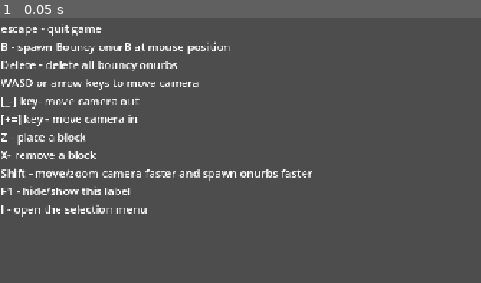
Above: before the commit, frame 1.
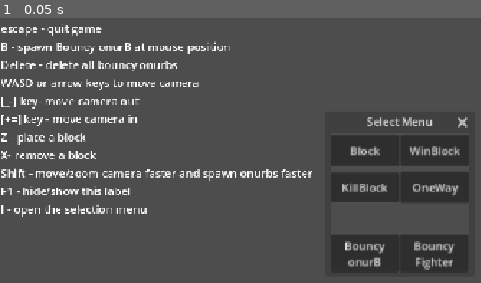
Above: after the commit, the same moment.

Repository: Ksawex4/Bouncy-onurB-Fun
Game: Godot game, scene res://Scenes/level.tscn
Two runs of this game, one before a commit and one after it. Both use one fixed random seed, a clock stepped at 60 frames per second and the inputs below. Sound files missing from this copy of the repository are replaced by a short silence.
Inputs:
- Up to frame 1 (0.05 s): no input

The runs differ from the first frame. In frame 1, 9.8% of the frame differs, in the area x 68-98%, y 37-97%.

Commit message:
Updated to godot 4.6 and moved one way blocks to tileset

Diff:
--- a/Objects/Characters/bouncy_fighter.tscn
+++ b/Objects/Characters/bouncy_fighter.tscn
@@ -18,50 +18,50 @@
 [sub_resource type="RectangleShape2D" id="RectangleShape2D_hxyy5"]
 size = Vector2(31, 31)
 
-[node name="CharacterBody2D" type="CharacterBody2D"]
+[node name="CharacterBody2D" type="CharacterBody2D" unique_id=367352884]
 collision_layer = 9
 script = ExtResource("1_iunsq")
 
-[node name="Sprite2D" type="Sprite2D" parent="."]
+[node name="Sprite2D" type="Sprite2D" parent="." unique_id=764388238]
 texture_filter = 1
 position = Vector2(-6.67572e-06, 0)
 scale = Vector2(0.026, 0.026)
 texture = ExtResource("2_hptsq")
 
-[node name="CollisionShape2D" type="CollisionShape2D" parent="."]
+[node name="CollisionShape2D" type="CollisionShape2D" parent="." unique_id=206482224]
 shape = SubResource("RectangleShape2D_2isr3")
 
-[node name="AttackArea" type="Area2D" parent="."]
+[node name="AttackArea" type="Area2D" parent="." unique_id=1151503258]
 collision_layer = 0
 collision_mask = 8
 
-[node name="CollisionShape2D" type="CollisionShape2D" parent="AttackArea"]
+[node name="CollisionShape2D" type="CollisionShape2D" parent="AttackArea" unique_id=1610408871]
 shape = SubResource("RectangleShape2D_ybg12")
 
-[node name="HitArea" type="Area2D" parent="."]
+[node name="HitArea" type="Area2D" parent="." unique_id=72604791]
 collision_layer = 0
 collision_mask = 2
 
-[node name="CollisionShape2D" type="CollisionShape2D" parent="HitArea"]
+[node name="CollisionShape2D" type="CollisionShape2D" parent="HitArea" unique_id=379556919]
 shape = SubResource("RectangleShape2D_1w510")
 
-[node name="Death" type="AudioStreamPlayer" parent="."]
+[node name="Death" type="AudioStreamPlayer" parent="." unique_id=497344388]
 stream = ExtResource("3_33l34")
 
-[node name="Attack" type="AudioStreamPlayer" parent="."]
+[node name="Attack" type="AudioStreamPlayer" parent="." unique_id=1785970059]
 stream = ExtResource("4_ufwu5")
 
-[node name="WinArea" type="Area2D" parent="."]
+[node name="WinArea" type="Area2D" parent="." unique_id=731432212]
 collision_layer = 0
 collision_mask = 4
 
-[node name="CollisionShape2D" type="CollisionShape2D" parent="WinArea"]
+[node name="CollisionShape2D" type="CollisionShape2D" parent="WinArea" unique_id=1545523973]
 shape = SubResource("RectangleShape2D_hxyy5")
 
-[node name="Win" type="AudioStreamPlayer" parent="."]
+[node name="Win" type="AudioStreamPlayer" parent="." unique_id=1322796067]
 stream = ExtResource("5_sdxi7")
 
-[node name="Name" type="Label" parent="."]
+[node name="Name" type="Label" parent="." unique_id=1290212664]
 offset_left = -20.0
 offset_top = -38.0
 offset_right = 20.0
--- a/Objects/GUI/block_menu.tscn
+++ b/Objects/GUI/block_menu.tscn
@@ -1,21 +1,21 @@
-[gd_scene load_steps=2 format=3 uid="uid://dlka6oe6fdbl6"]
+[gd_scene format=3 uid="uid://dlka6oe6fdbl6"]
 
 [ext_resource type="Script" uid="uid://yx0usscy3ife" path="res://Scripts/GUI/block_menu.gd" id="1_s3yxy"]
 
-[node name="BlockMenu" type="Window"]
+[node name="BlockMenu" type="Window" unique_id=169273518]
+oversampling_override = 1.0
 title = "Select Menu"
 initial_position = 1
-size = Vector2i(200, 250)
-visible = false
+size = Vector2i(200, 200)
 script = ExtResource("1_s3yxy")
 
-[node name="Block" type="Button" parent="."]
+[node name="Block" type="Button" parent="." unique_id=981028456]
 offset_top = 2.0
 offset_right = 99.0
 offset_bottom = 47.0
 text = "Block"
 
-[node name="OneWay" type="Button" parent="."]
+[node name="OneWay" type="Button" parent="." unique_id=1383387329]
 offset_left = 101.0
 offset_top = 55.0
 offset_right = 200.0
@@ -23,38 +23,30 @@
 text = "OneWay
 "
 
-[node name="RemoveAllOneWays" type="Button" parent="."]
-offset_left = -1.0
-offset_top = 106.0
-offset_right = 202.0
-offset_bottom = 160.0
-text = "Remove All OneWays
-(will be changed later)"
-
-[node name="Bouncy_onurB" type="Button" parent="."]
-offset_top = 194.0
+[node name="Bouncy_onurB" type="Button" parent="." unique_id=934396074]
+offset_top = 146.0
 offset_right = 99.0
-offset_bottom = 248.0
+offset_bottom = 200.0
 text = "Bouncy
 onurB"
 
-[node name="BouncyFighter" type="Button" parent="."]
+[node name="BouncyFighter" type="Button" parent="." unique_id=117377508]
 offset_left = 100.0
-offset_top = 194.0
+offset_top = 146.0
 offset_right = 199.0
-offset_bottom = 248.0
+offset_bottom = 200.0
 text = "Bouncy
 Fighter
 "
 
-[node name="WinBlock" type="Button" parent="."]
+[node name="WinBlock" type="Button" parent="." unique_id=678511895]
 offset_left = 101.0
 offset_top = 2.0
 offset_right = 200.0
 offset_bottom = 47.0
 text = "WinBlock"
 
-[node name="KillBlock" type="Button" parent="."]
+[node name="KillBlock" type="Button" parent="." unique_id=196093170]
 offset_top = 56.0
 offset_right = 99.0
 offset_bottom = 99.0
@@ -63,7 +55,6 @@
 
 [connection signal="pressed" from="Block" to="." method="_on_block_pressed"]
 [connection signal="pressed" from="OneWay" to="." method="_on_one_way_pressed"]
-[connection signal="pressed" from="RemoveAllOneWays" to="." method="_on_remove_all_one_ways_pressed"]
 [connection signal="pressed" from="Bouncy_onurB" to="." method="_on_bouncy_onur_b_pressed"]
 [connection signal="pressed" from="BouncyFighter" to="." method="_on_bouncy_fighter_pressed"]
 [connection signal="pressed" from="WinBlock" to="." method="_on_win_block_pressed"]
--- a/Objects/one_way_block.tscn
+++ /dev/null
@@ -1,18 +0,0 @@
-[gd_scene load_steps=3 format=3 uid="uid://cipx4cumq5yl1"]
-
-[ext_resource type="Texture2D" uid="uid://bixndbwi3canp" path="res://Assets/Sprites/GUI/OneWayBlock.png" id="1_5k7tn"]
-
-[sub_resource type="RectangleShape2D" id="RectangleShape2D_47vho"]
-size = Vector2(32, 20)
-
-[node name="OneWayBlock" type="StaticBody2D" groups=["OneWays"]]
-
-[node name="OneWayBlock" type="Sprite2D" parent="."]
-texture_filter = 1
-texture = ExtResource("1_5k7tn")
-
-[node name="CollisionShape2D" type="CollisionShape2D" parent="."]
-position = Vector2(0, -6)
-shape = SubResource("RectangleShape2D_47vho")
-one_way_collision = true
-debug_color = Color(1, 0, 1, 0.419608)
--- a/Scenes/level.tscn
+++ b/Scenes/level.tscn
@@ -17,6 +17,9 @@
 0:1/0/physics_layer_1/polygon_0/points = PackedVector2Array(-16, -16, 16, -16, 16, 16, -16, 16)
 1:1/0 = 0
 1:1/0/physics_layer_2/polygon_0/points = PackedVector2Array(-16, -16, 16, -16, 16, 16, -16, 16)
+2:0/0 = 0
+2:0/0/physics_layer_0/polygon_0/points = PackedVector2Array(-16, -16, 16, -16, 16, 4, -16, 4)
+2:0/0/physics_layer_0/polygon_0/one_way = true
 
 [sub_resource type="TileSet" id="TileSet_0b4ue"]
 tile_size = Vector2i(32, 32)
@@ -28,24 +31,25 @@
 physics_layer_2/collision_mask = 0
 sources/1 = SubResource("TileSetAtlasSource_vonw3")
 
-[node name="Level" type="Node2D"]
+[node name="Level" type="Node2D" unique_id=1062956123]
 
-[node name="PauseMenu" parent="." instance=ExtResource("3_6phgx")]
+[node name="PauseMenu" parent="." unique_id=1502401411 instance=ExtResource("3_6phgx")]
 visible = false
 
-[node name="BlockMenu" parent="." instance=ExtResource("2_81xng")]
+[node name="BlockMenu" parent="." unique_id=717714551 instance=ExtResource("2_81xng")]
 
-[node name="Settings" parent="." instance=ExtResource("3_wqkje")]
+[node name="Settings" parent="." unique_id=424270783 instance=ExtResource("3_wqkje")]
+oversampling_override = 1.0
 
-[node name="Camera2D" parent="." instance=ExtResource("1_k5f4k")]
+[node name="Camera2D" parent="." unique_id=1215486697 instance=ExtResource("1_k5f4k")]
 
-[node name="TileMapLayer" type="TileMapLayer" parent="."]
+[node name="TileMapLayer" type="TileMapLayer" parent="." unique_id=724948301]
 process_mode = 3
 texture_filter = 1
 tile_map_data = PackedByteArray("AAD//wEAAQAAAAAAAAD9/wQAAQAAAAAAAAD9/wUAAQAAAAAAAAD8/wYAAQAAAAAAAAD7/wYAAQAAAAAAAAD6/w …(4864 unchanged characters)…
 tile_set = SubResource("TileSet_0b4ue")
 
-[node name="AudioStreamPlayer" type="AudioStreamPlayer" parent="."]
+[node name="AudioStreamPlayer" type="AudioStreamPlayer" parent="." unique_id=1668725395]
 stream = ExtResource("6_0f350")
 autoplay = true
 
--- a/Scripts/GUI/block_menu.gd
+++ b/Scripts/GUI/block_menu.gd
@@ -5,6 +5,9 @@
 
 func _on_kill_block_pressed() -> void:
 	Cuntrul.SelectedBlock = Vector2i(0,1)
+
+func _on_one_way_pressed() -> void:
+	Cuntrul.SelectedBlock = Vector2i(2,0)
 
 func _on_close_requested() -> void:
 	hide()
@@ -17,10 +20,3 @@
 
 func _on_bouncy_onur_b_pressed() -> void:
 	Cuntrul.SelectedBounce = "Bouncy_onurB"
-
-func _on_one_way_pressed() -> void:
-	Cuntrul.SelectedBlock = "OneWay"
-
-func _on_remove_all_one_ways_pressed() -> void:
-	for child in get_tree().get_nodes_in_group("OneWays"):
-		child.queue_free()
--- a/Scripts/GUI/camera_2d.gd
+++ b/Scripts/GUI/camera_2d.gd
@@ -1,4 +1,6 @@
 extends Camera2D
+
+@onready var joystick = $CanvasLayer/MobileControls/Joystick
 
 func _ready() -> void:
 	if OS.get_name() == "Android":
@@ -15,14 +17,15 @@
 I - open the selection menu"
 
 func _physics_process(delta: float) -> void:
-	var xAxis = Input.get_axis("camLeft", "camRight")
-	var yAxis = Input.get_axis("camUp", "camDown")
-	var run = 1
+	var axis = Vector2(Input.get_axis("camLeft", "camRight"), Input.get_axis("camUp", "camDown"))
+	if OS.get_name() == "Android":
+		axis = joystick.posVector
+	var run = 5
 	if Input.is_action_pressed("shift"):
-		run = 5
+		run = 1
 	if !Cuntrul.FollowNode:
-		position.x += 100 * xAxis * delta * run
-		position.y += 100 * yAxis * delta * run
+		position.x += 100 * axis.x * delta * run
+		position.y += 100 * axis.y * delta * run
 	elif Cuntrul.node != null:
 		position = Cuntrul.node.position
 
--- a/Scripts/GUI/joystick.gd
+++ b/Scripts/GUI/joystick.gd
@@ -6,17 +6,17 @@
 	if OS.get_name() != "Android":
 		queue_free()
 
-func _physics_process(_delta: float) -> void:
-	Input.action_release("camRight")
-	Input.action_release("camLeft")
-	Input.action_release("camDown")
-	Input.action_release("camUp")
-	if posVector.x > 0.25:
-		Input.action_press("camRight")
-	elif posVector.x < -0.25:
-		Input.action_press("camLeft")
-
-	if posVector.y > 0.25:
-		Input.action_press("camDown")
-	elif posVector.y < -0.25:
-		Input.action_press("camUp")
+#func _physics_process(_delta: float) -> void:
+	#Input.action_release("camRight")
+	#Input.action_release("camLeft")
+	#Input.action_release("camDown")
+	#Input.action_release("camUp")
+	#if posVector.x > 0.25:
+		#Input.action_press("camRight")
+	#elif posVector.x < -0.25:
+		#Input.action_press("camLeft")
+	#
+	#if posVector.y > 0.25:
+		#Input.action_press("camDown")
+	#elif posVector.y < -0.25:
+		#Input.action_press("camUp")
--- a/Scripts/Globals/Control.gd
+++ b/Scripts/Globals/Control.gd
@@ -8,7 +8,6 @@
 var FollowNode = false
 var node
 var SelectedBounce = "Bouncy_onurB"
-var OneWayBlock = load("res://Objects/one_way_block.tscn")
 var AndroidPath = OS.get_system_dir(OS.SYSTEM_DIR_DOCUMENTS) + "/Nova-Games/Bouncy-onurB-Fun/"
 
 func _ready() -> void:
@@ -59,10 +58,10 @@
 	if SelectedBlock is not String:
 		var MapPos = Map.local_to_map(mousePos)
 		Map.set_cell(Vector2i(MapPos), 1, SelectedBlock)
-	else:
-		var block = OneWayBlock.instantiate()
-		get_tree().current_scene.add_child(block)
-		block.global_position = mousePos
+	#else:
+		#var block = OneWayBlock.instantiate()
+		#get_tree().current_scene.add_child(block)
+		#block.global_position = mousePos
 
 func removeBlockAtCursor():
 	var MapPos = Map.local_to_map(mousePos)
--- a/project.godot
+++ b/project.godot
@@ -8,13 +8,18 @@
 
 config_version=5
 
+[animation]
+
+compatibility/default_parent_skeleton_in_mesh_instance_3d=true
+
 [application]
 
 config/name="Bouncy onurB Fun"
-config/version="0.1.0"
+config/version="0.1.1"
+config/tags=PackedStringArray("2d", "android", "game", "github", "indevelopment", "linux", "side_project", "windows")
 run/main_scene="res://Scenes/level.tscn"
-config/features=PackedStringArray("4.4", "GL Compatibility")
-config/icon="res://icon.svg"
+config/features=PackedStringArray("4.6", "GL Compatibility")
+config/icon="uid://dq5d3fyrmakbo"
 
 [autoload]
 
Binary file removed: Assets/Sprites/GUI/OneWayBlock.png
Not shown, removed: Assets/Sprites/GUI/OneWayBlock.png.import
Binary file changed: Assets/Sprites/block.png
Not shown, changed: Assets/Sprites/block.png.import
Not shown: 1 places in Objects/Characters/bouncy_fighter.tscn that only renumber resources
Not shown: 1 places in Scenes/level.tscn that only renumber resources
Not shown, changed: export_presets.cfg
